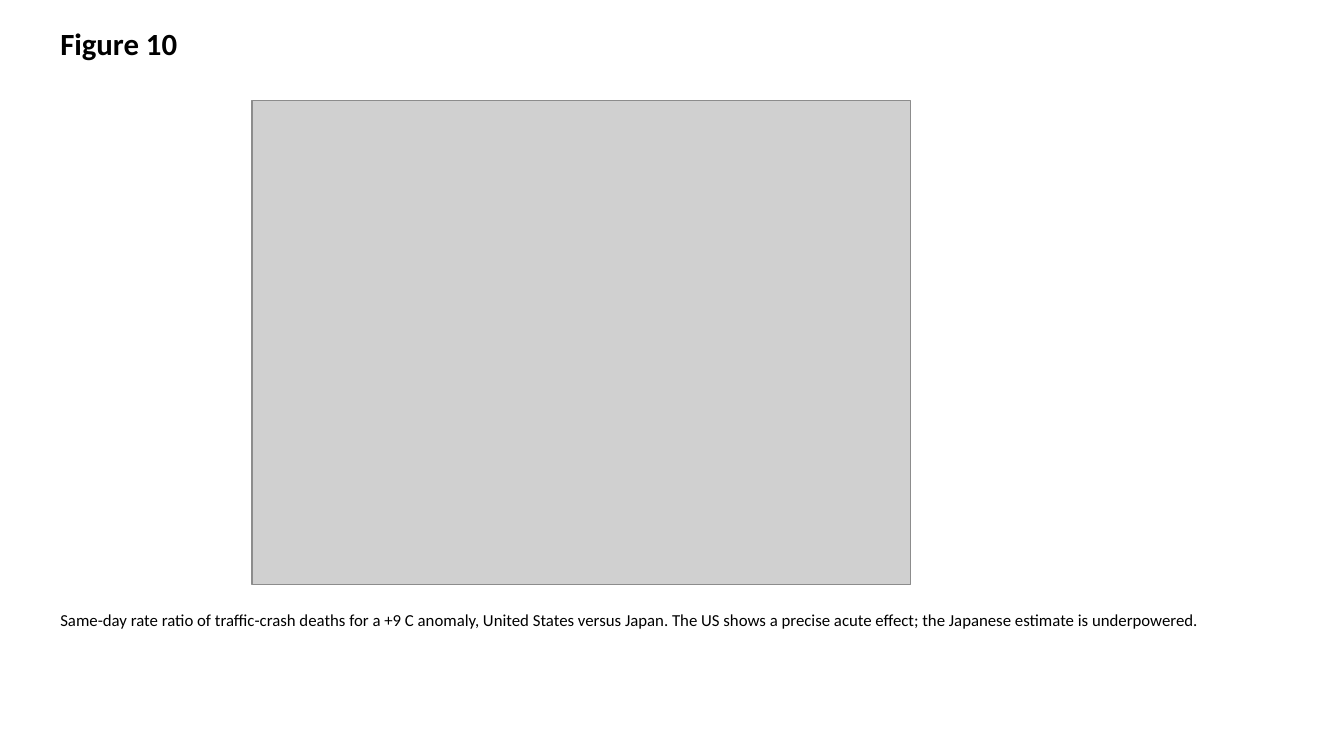
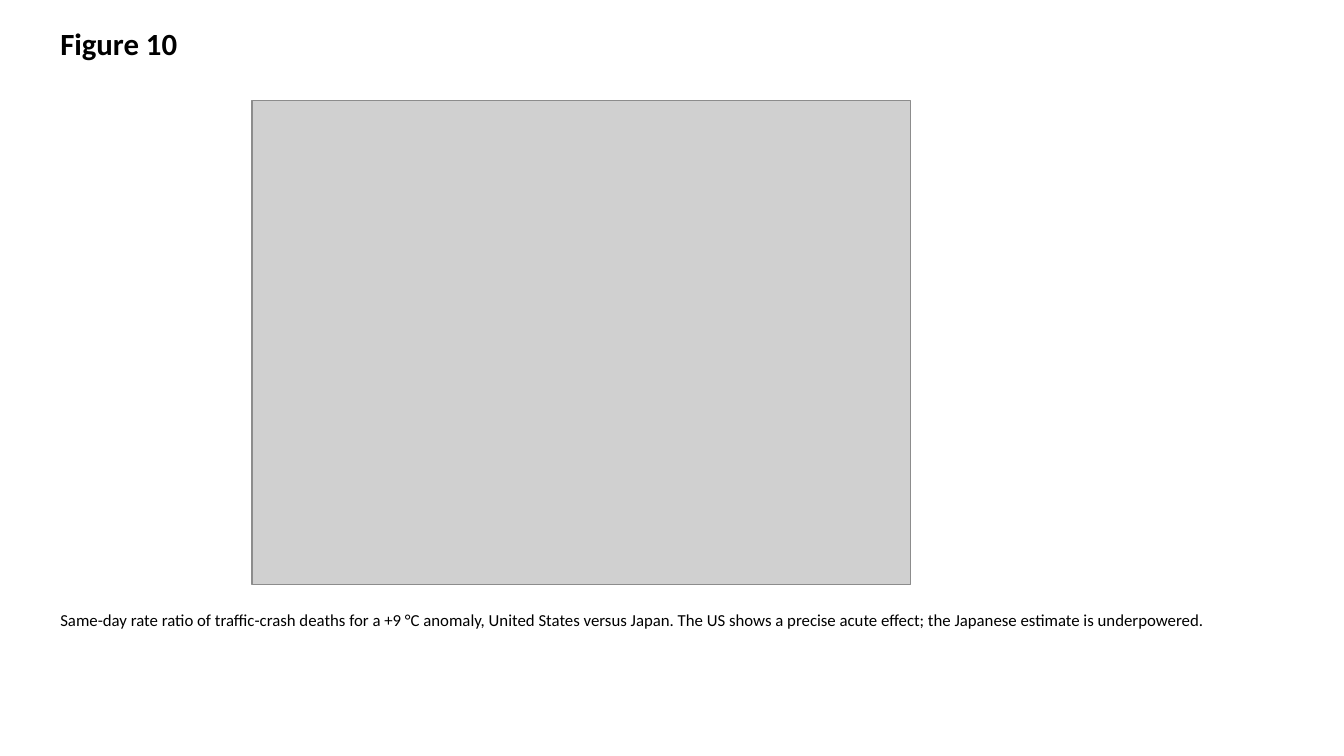
Before and after one commit to bougtoir/heat-accidents-mortality, a slide deck: slide 10 of heat_accidents_mortality/output/manuscript/figures.pptx. Drawn at 1344x756 pixels with LibreOffice and Linux fonts; fonts in the diff are those of the drawing; grey boxes stand for pictures. Boxes give left, top, right and bottom in pixels: in the first picture for what was removed or moved away, otherwise in the second. Text is boxed around its words. In the diff, an @@ line names an element or a change of style, - is before the commit and + after.

```diff
--- a/heat_accidents_mortality/output/manuscript/figures.pptx
+++ b/heat_accidents_mortality/output/manuscript/figures.pptx
@@ text at bbox=[60, 614, 1203, 629]: text changed @@
-Same-day rate ratio of traffic-crash deaths for a +9 C anomaly, United States versus Japan. The US shows a precise acute effect; the Japanese estimate is underpowered.
+Same-day rate ratio of traffic-crash deaths for a +9 °C anomaly, United States versus Japan. The US shows a precise acute effect; the Japanese estimate is underpowered.
```
Also in this commit, not shown: 4 other slides changed, 12 other files.
